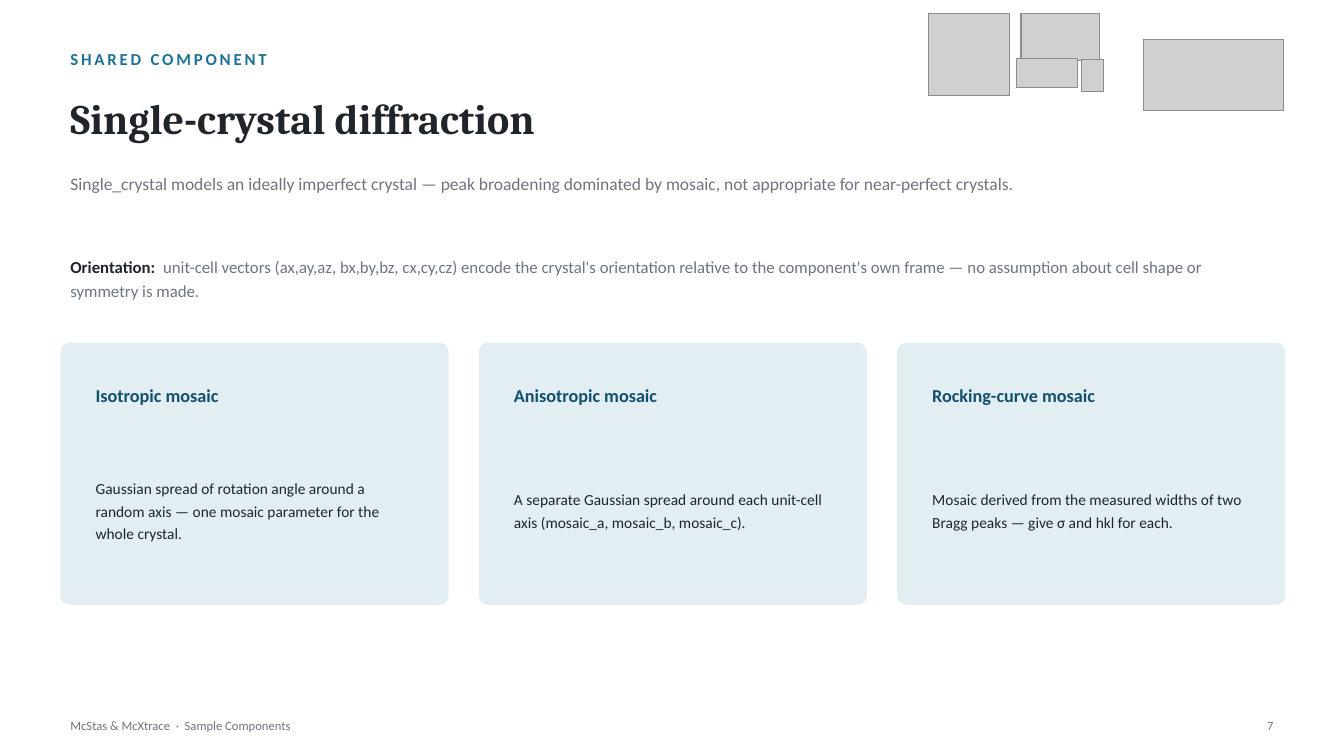
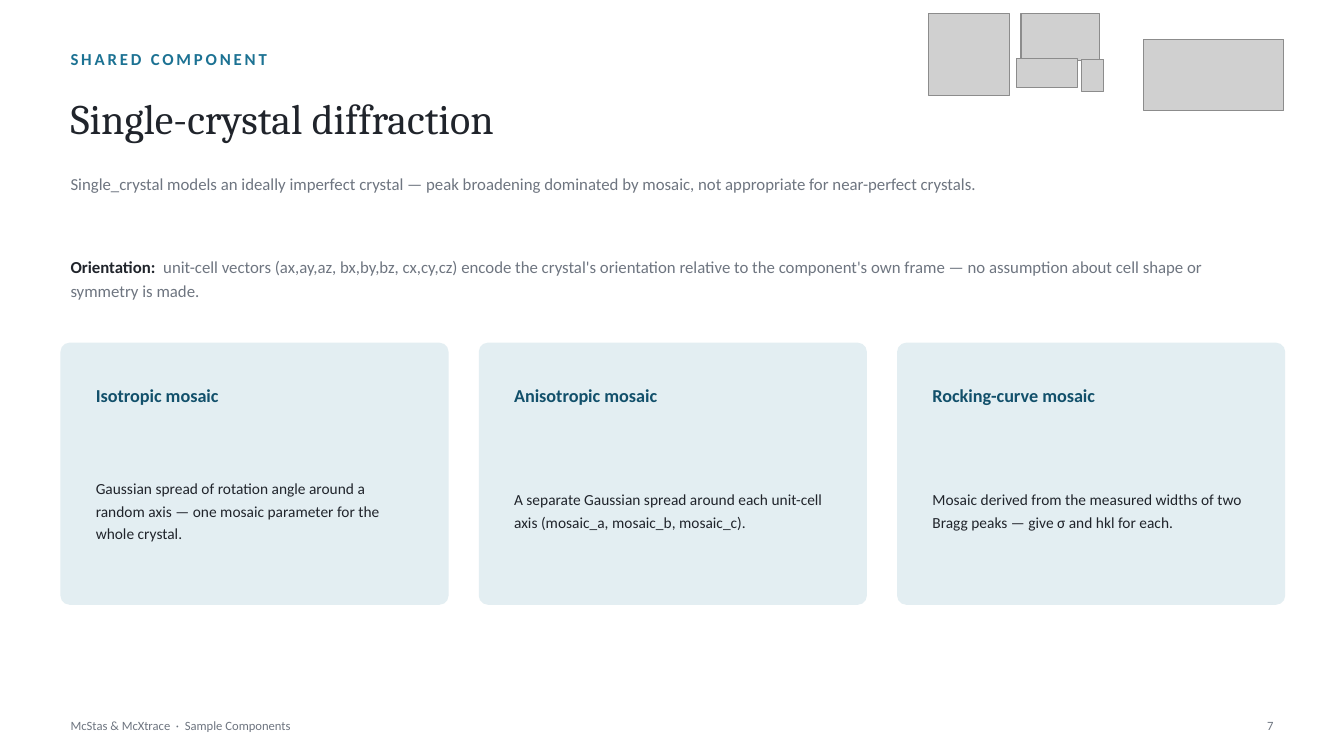
Before and after one commit to mccode-dev/PaNRAID, a slide deck: slide 8 of 23_September_Wednesday/McStas_McXtrace_Sample_Components.pptx (slide 7 before the commit). Drawn at 1344x756 pixels with LibreOffice and Linux fonts; fonts in the diff are those of the drawing; grey boxes stand for pictures. Boxes give left, top, right and bottom in pixels: in the first picture for what was removed or moved away, otherwise in the second. Text is boxed around its words. In the diff, an @@ line names an element or a change of style, - is before the commit and + after.

```diff
--- a/23_September_Wednesday/McStas_McXtrace_Sample_Components.pptx
+++ b/23_September_Wednesday/McStas_McXtrace_Sample_Components.pptx
@@ text "Single-crystal diffraction" at (71, 104, 494, 144): bold off @@
@@ text "Single_crystal models an ideally imperfect ..." at (71, 178, 976, 193): size 12.5 to 12 pt @@
```
Also in this commit, not shown: 17 other slides changed, 1 slide added, 1 other file.
